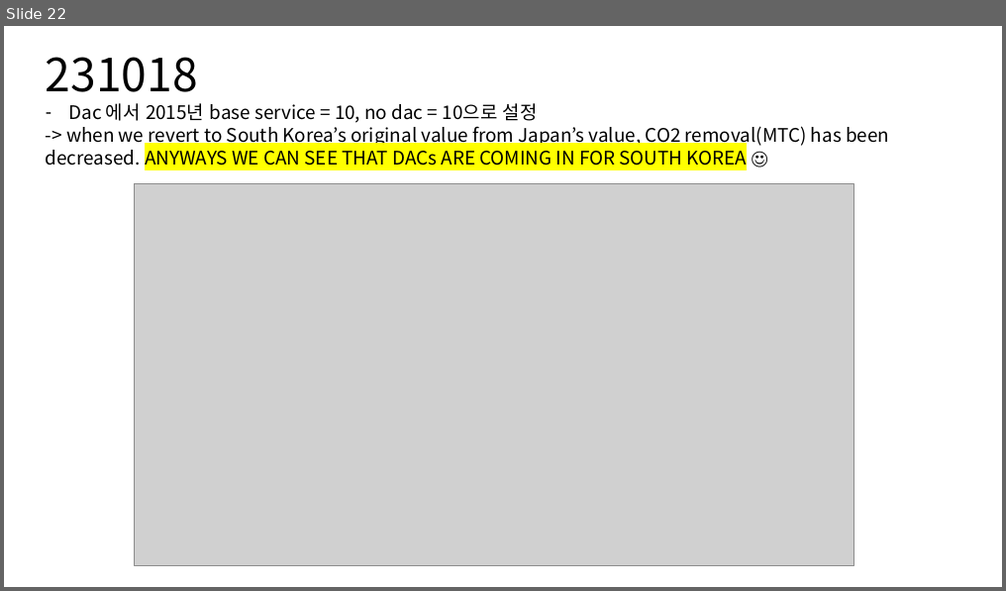
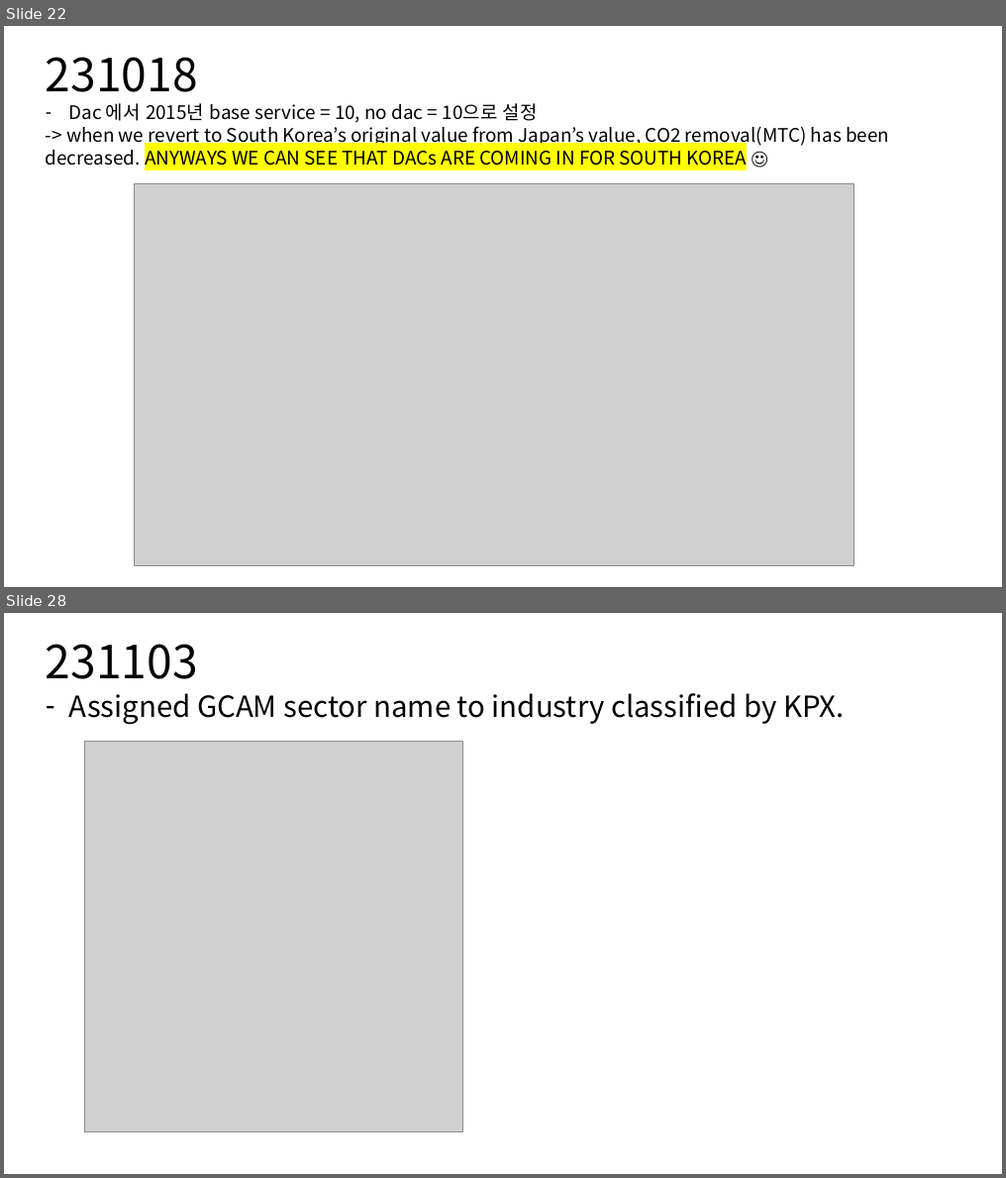
Before and after one commit to coreanjs/jiseok_personal, a slide deck: KAIST_IAM_GROUP/230926_dac_cstorage.pptx. Shown one above the other, each under a label of ours: slide 22 before the commit, slides 22 and 28 after it; the slides between them are not shown. The pictures are 1006x591 and 1006x1178 pixels, drawn with LibreOffice and Linux fonts; fonts in the diff are those of the drawing; grey boxes stand for pictures. Boxes give left, top, right and bottom in pixels: in the first picture for what was removed or moved away, otherwise in the second. Text is boxed around its words. In the diff, an @@ line names an element or a change of style, - is before the commit and + after.

```diff
--- a/KAIST_IAM_GROUP/230926_dac_cstorage.pptx
+++ b/KAIST_IAM_GROUP/230926_dac_cstorage.pptx
@@ slide 28 added at bbox=[4, 613, 1002, 1174], background #FFFFFF @@
@@ text added at bbox=[46, 644, 845, 725], 28 pt, text #000000 @@
+231103
+– Assigned GCAM sector name to industry classified by KPX.
@@ picture added at bbox=[85, 742, 462, 1133] @@
```
Also in this commit, not shown: 9 other slides added, 47 other files.
